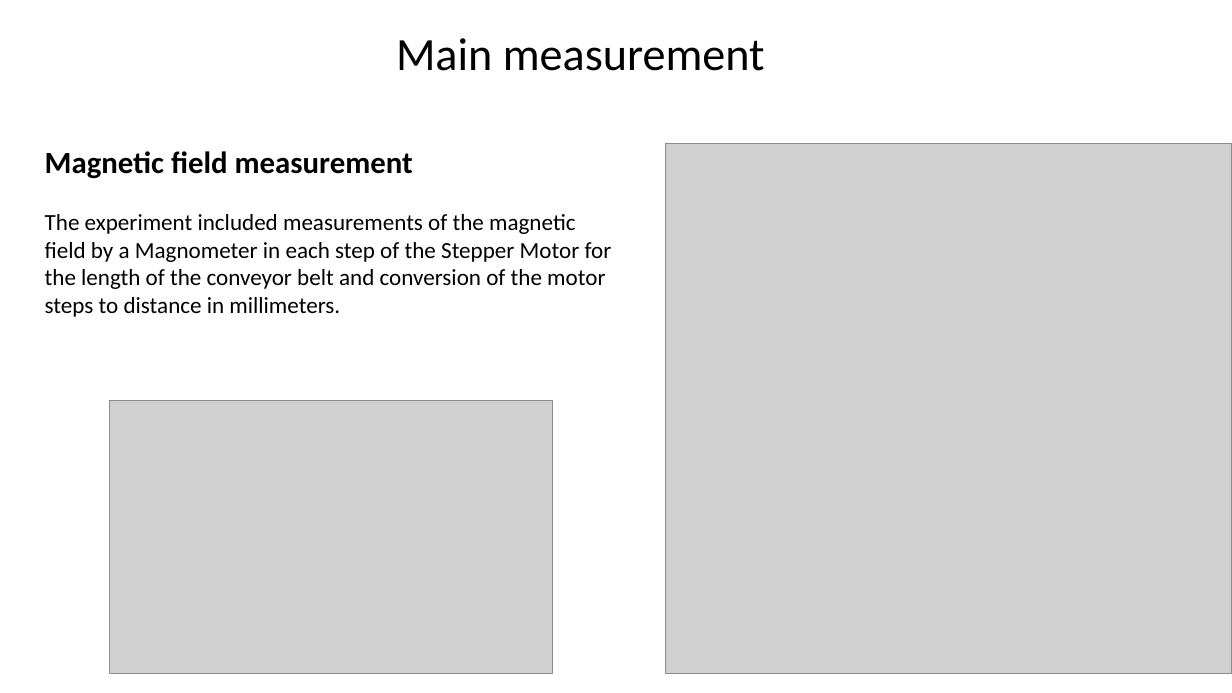
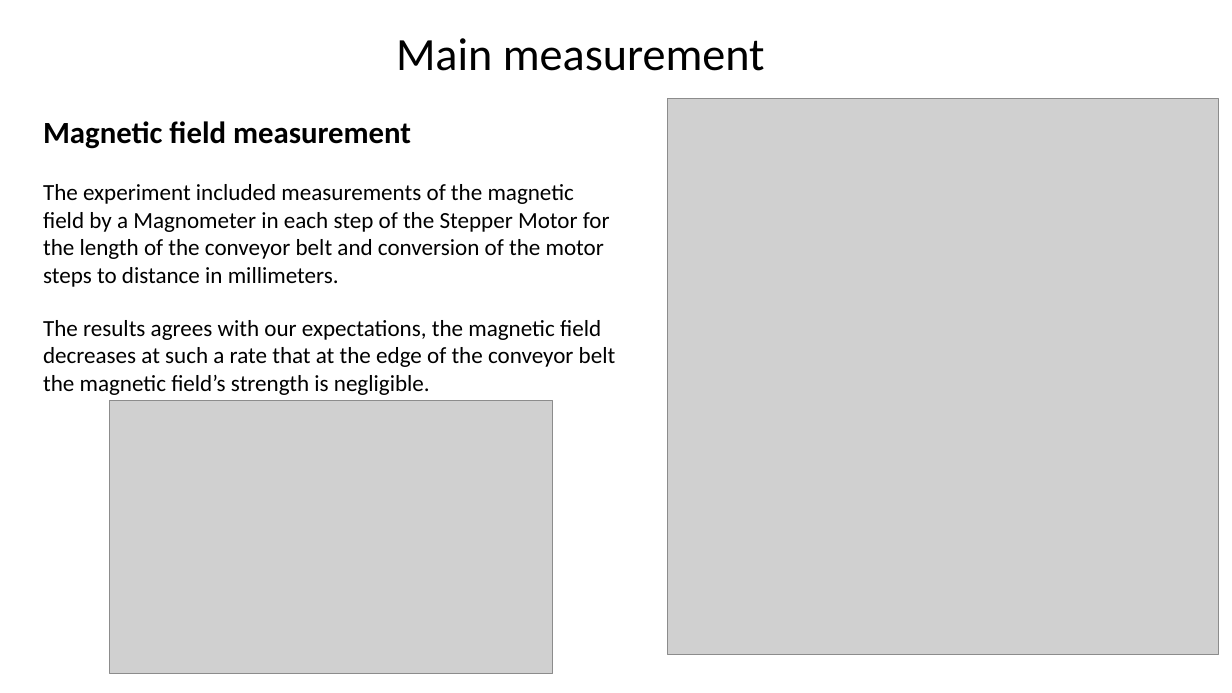
Before and after one commit to eylonk12/university_project, a slide deck: slide 7 of main/prs_2022-048p.pptx. Drawn at 1232x693 pixels with LibreOffice and Linux fonts; fonts in the diff are those of the drawing; grey boxes stand for pictures. Boxes give left, top, right and bottom in pixels: in the first picture for what was removed or moved away, otherwise in the second. Text is boxed around its words. In the diff, an @@ line names an element or a change of style, - is before the commit and + after.

Commit message:
update presentation

```diff
--- a/main/prs_2022-048p.pptx
+++ b/main/prs_2022-048p.pptx
@@ text "Magnetic field measurement": place and size @@
-text "Magnetic field measurement" at (45, 151, 612, 317)
+text "Magnetic field measurement" at (43, 121, 616, 395)
@@ picture: place and size @@
-picture at (665, 143, 1232, 674)
+picture at (668, 98, 1219, 654)
@@ text at (43, 320, 616, 395): paragraph added @@
+The results agrees with our expectations, the magnetic field decreases at such a rate that at the edge of the conveyor belt the magnetic field’s strength is negligible.
```
Also in this commit, not shown: 3 other slides changed, 1 slide added, 4 other files.
